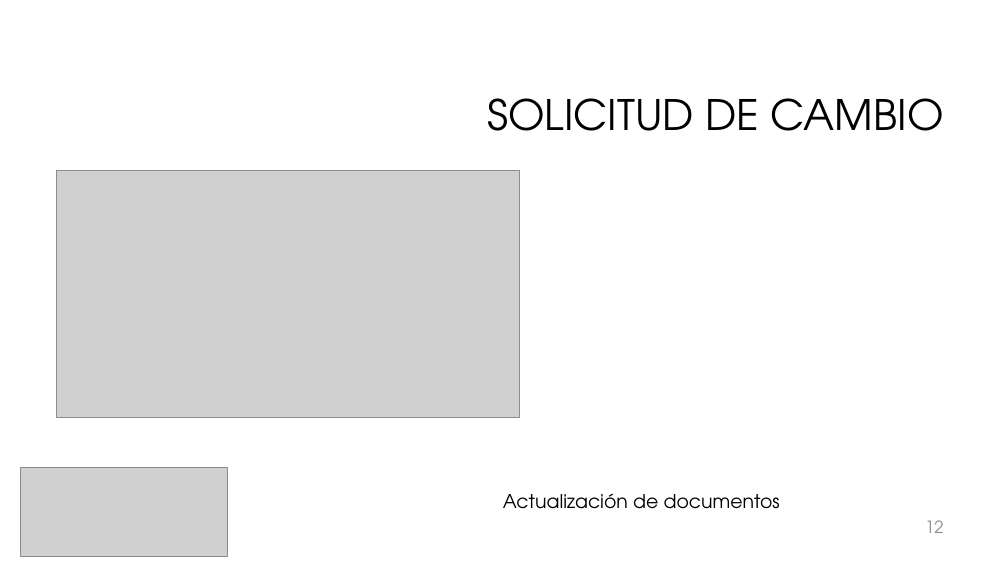
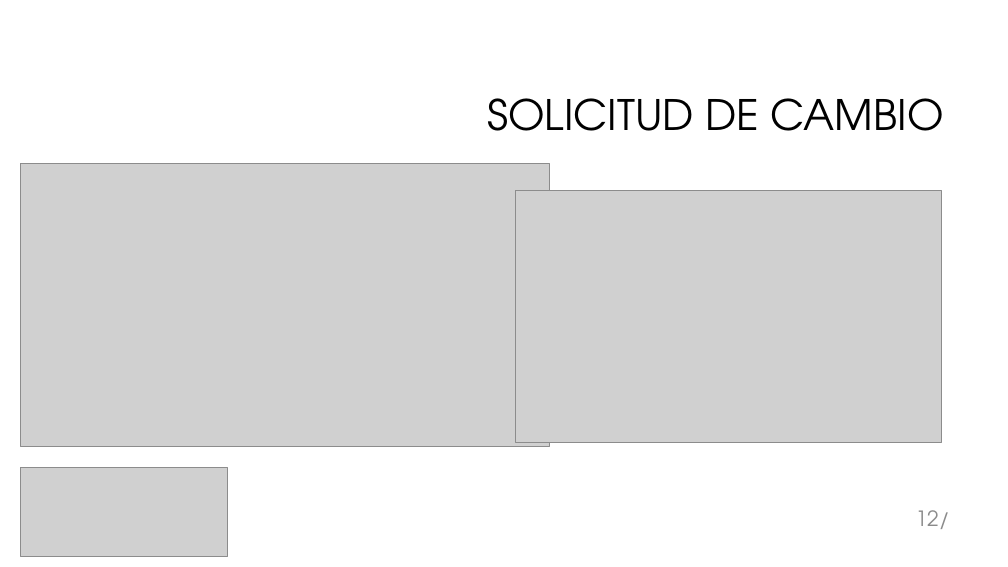
Before and after one commit to galledohm/Gestion_Proyectos, a slide deck: slide 13 of Documentos_generados/3. Gestion de Calidad y RRHH/Presentación3.pptx (slide 12 before the commit). Drawn at 1008x567 pixels with LibreOffice and Linux fonts; fonts in the diff are those of the drawing; grey boxes stand for pictures; background and template pictures are left out. Boxes give left, top, right and bottom in pixels: in the first picture for what was removed or moved away, otherwise in the second. Text is boxed around its words. In the diff, an @@ line names an element or a change of style, - is before the commit and + after.

```diff
--- a/Documentos_generados/3. Gestion de Calidad y RRHH/Presentación3.pptx
+++ b/Documentos_generados/3. Gestion de Calidad y RRHH/Presentación3.pptx
@@ picture: place and size @@
-picture at [57,170,520,417]
+picture at [20,163,550,446]
@@ picture added at [515,191,941,442] @@
@@ text removed at [503,493,780,509] @@
-Actualización de documentos
@@ page number at [916,510,950,529]: text changed; size 16 to 20 pt @@
-12
+12/
```
Also in this commit, not shown: 8 other slides changed, 2 slides added, 24 slides removed, 1 other file.
